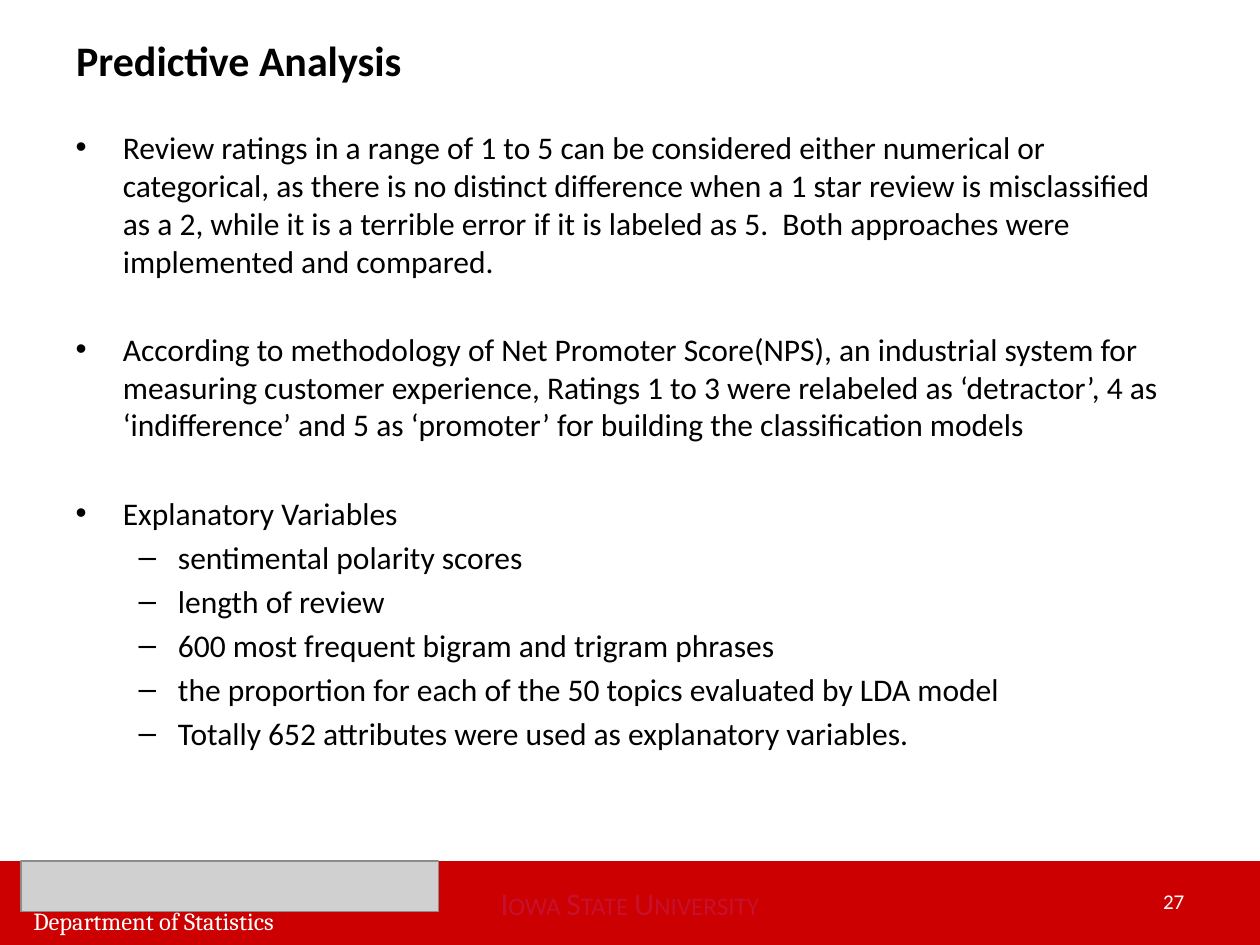
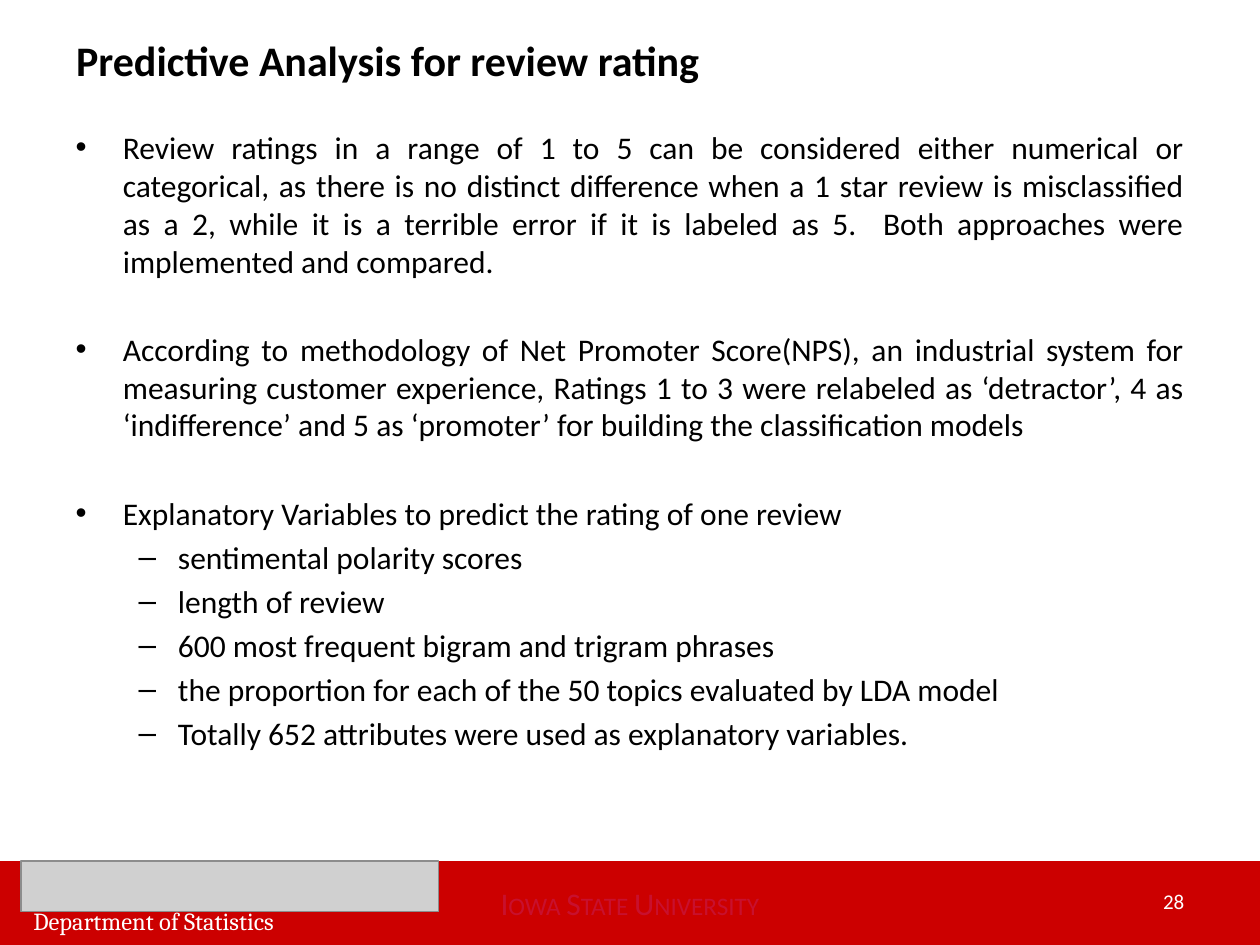
Before and after one commit to huwei95/Yelp_Text_Mining, a slide deck: slide 28 of Wei Hu Master of Statistics Final Oral Exam Apr 12.pptx (slide 27 before the commit). Drawn at 1260x945 pixels with LibreOffice and Linux fonts; fonts in the diff are those of the drawing; grey boxes stand for pictures. Boxes give left, top, right and bottom in pixels: in the first picture for what was removed or moved away, otherwise in the second. Text is boxed around its words. In the diff, an @@ line names an element or a change of style, - is before the commit and + after.

```diff
--- a/Wei Hu Master of Statistics Final Oral Exam Apr 12.pptx
+++ b/Wei Hu Master of Statistics Final Oral Exam Apr 12.pptx
@@ title at (76, 46, 699, 83): text changed @@
-Predictive Analysis
+Predictive Analysis for review rating
@@ text at (123, 137, 1184, 750): alignment left to justified @@
@@ text at (123, 503, 841, 531): text changed @@
-• Explanatory Variables
+• Explanatory Variables to predict the rating of one review
@@ page number at (1163, 894, 1184, 909): text changed @@
-27
+28
```
Also in this commit, not shown: 16 other slides changed, 3 slides added, 1 slide removed.
